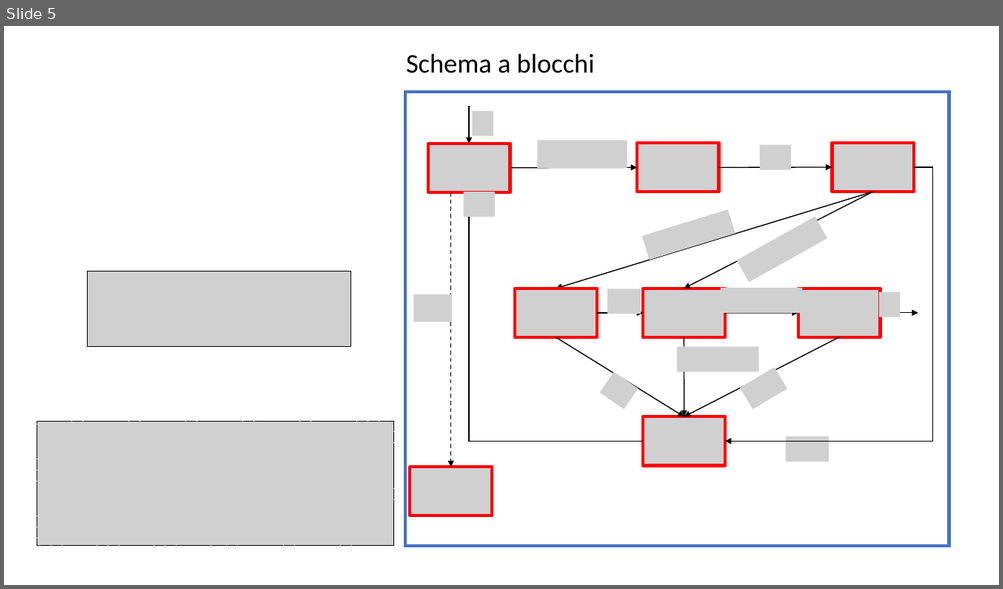
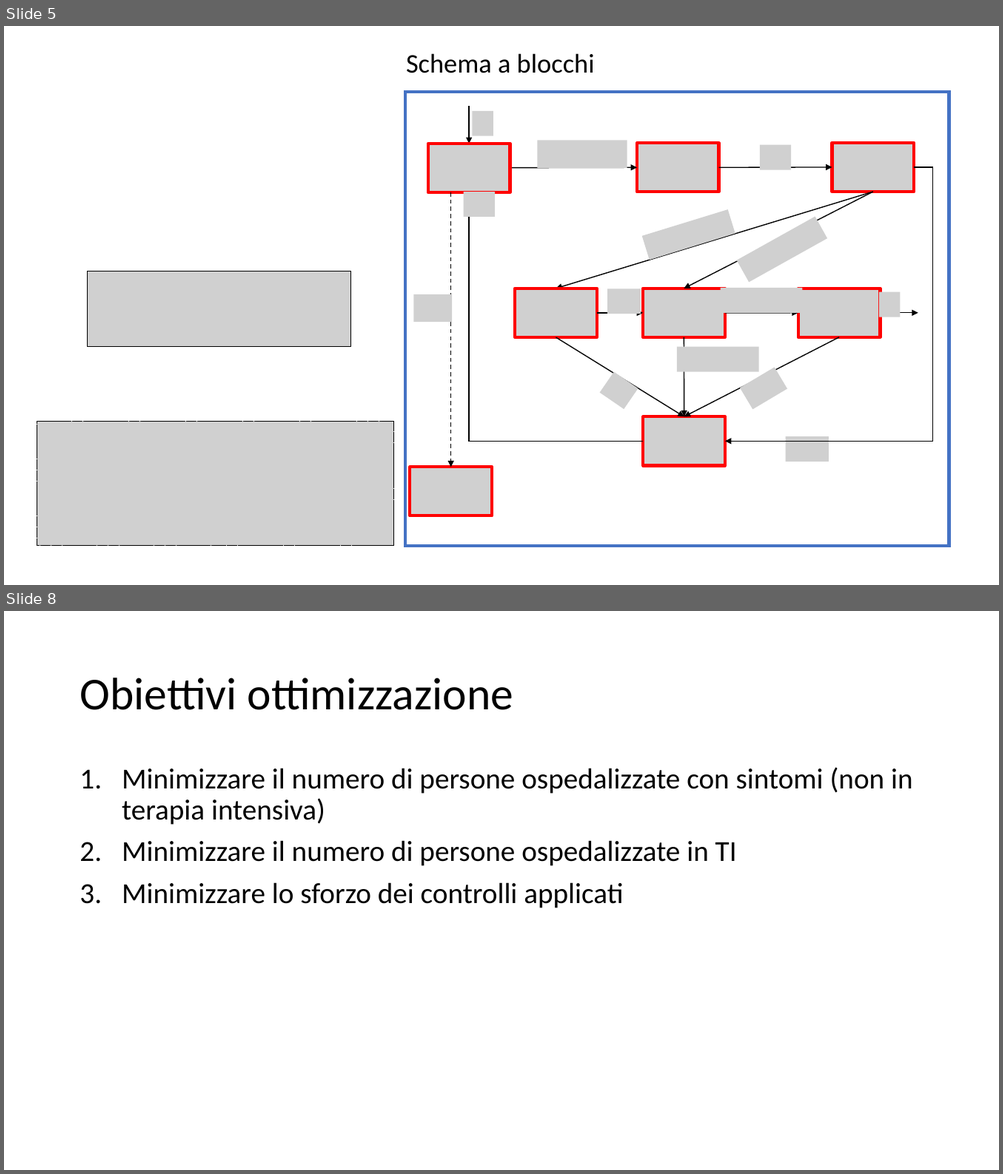
Before and after one commit to spbisc97/covid-optimal-control, a slide deck: PowerPoint/Optimal control strategies to prevent the hospital beds collapse during COVID-19 outbreak.pptx. Shown one above the other, each under a label of ours: slide 5 before the commit, slides 5 and 8 after it; the slides between them are not shown. The pictures are 1003x589 and 1003x1174 pixels, drawn with LibreOffice and Linux fonts; fonts in the diff are those of the drawing; grey boxes stand for pictures. Boxes give left, top, right and bottom in pixels: in the first picture for what was removed or moved away, otherwise in the second. Text is boxed around its words. In the diff, an @@ line names an element or a change of style, - is before the commit and + after.

```diff
--- a/PowerPoint/Optimal control strategies to prevent the hospital beds collapse during COVID-19 outbreak.pptx
+++ b/PowerPoint/Optimal control strategies to prevent the hospital beds collapse during COVID-19 outbreak.pptx
@@ slide 8 added at bbox=[4, 611, 999, 1170], background #FFFFFF @@
@@ title added at bbox=[79, 678, 513, 710], 44 pt, text #000000 @@
+Obiettivi ottimizzazione
@@ text added at bbox=[122, 767, 913, 908], 28 pt, text #000000 @@
+1. Minimizzare il numero di persone ospedalizzate con sintomi (non in terapia intensiva)
+2. Minimizzare il numero di persone ospedalizzate in TI
+3. Minimizzare lo sforzo dei controlli applicati
```
Also in this commit, not shown: 13 other slides added.
